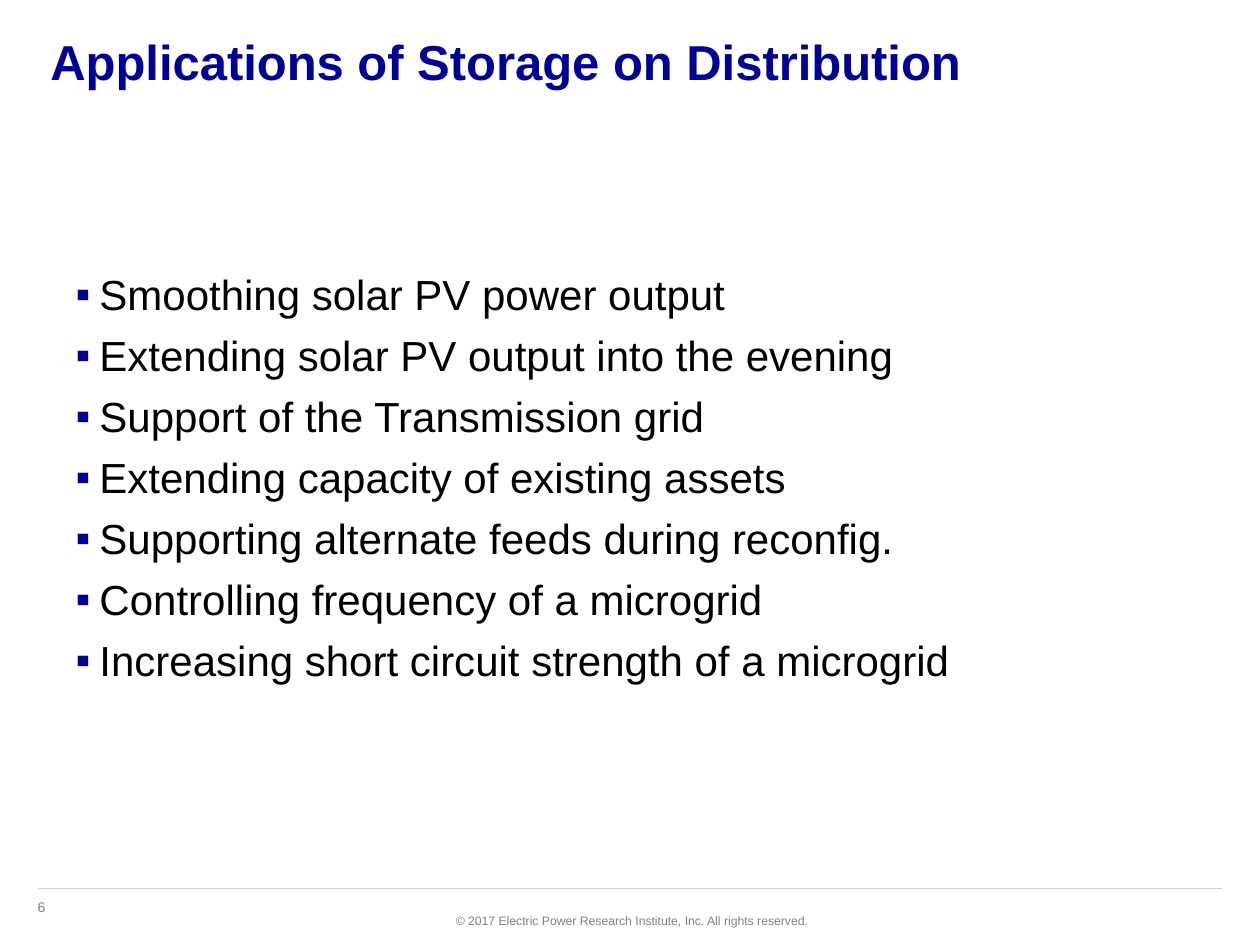
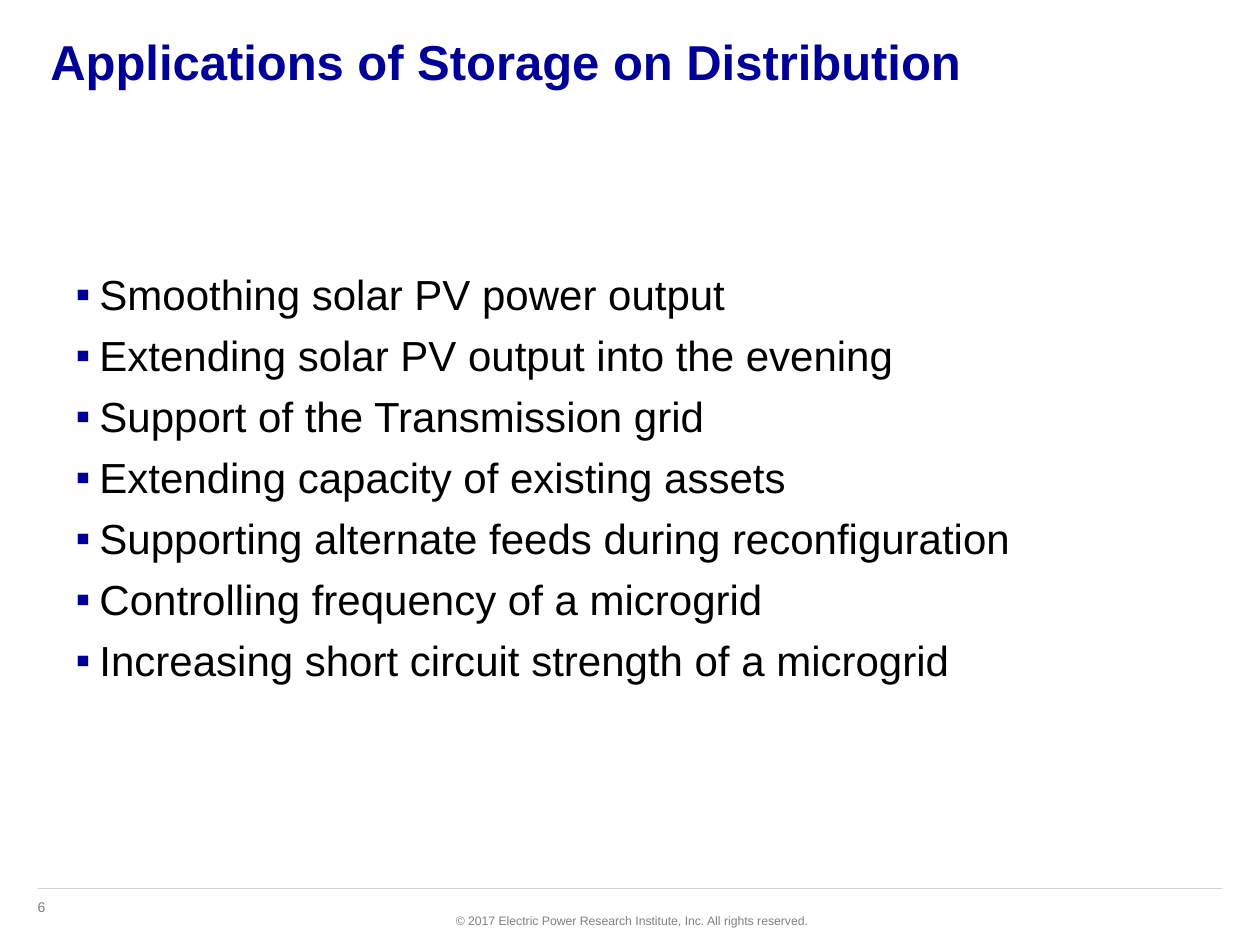
Before and after one commit to dss-extensions/opendss-svn-mirror, a slide deck: slide 6 of trunk/Training/GAPQ2017/PPT/16 Storage Model.pptx. Drawn at 1260x945 pixels with LibreOffice and Linux fonts; fonts in the diff are those of the drawing; background and template pictures are left out. Boxes give left, top, right and bottom in pixels: in the first picture for what was removed or moved away, otherwise in the second. Text is boxed around its words. In the diff, an @@ line names an element or a change of style, - is before the commit and + after.

```diff
--- a/trunk/Training/GAPQ2017/PPT/16 Storage Model.pptx
+++ b/trunk/Training/GAPQ2017/PPT/16 Storage Model.pptx
@@ text at [99,523,1010,562]: text changed @@
-▪ Supporting alternate feeds during reconfig.
+▪ Supporting alternate feeds during reconfiguration
```
Also in this commit, not shown: 5 other slides changed, 4 other files.
